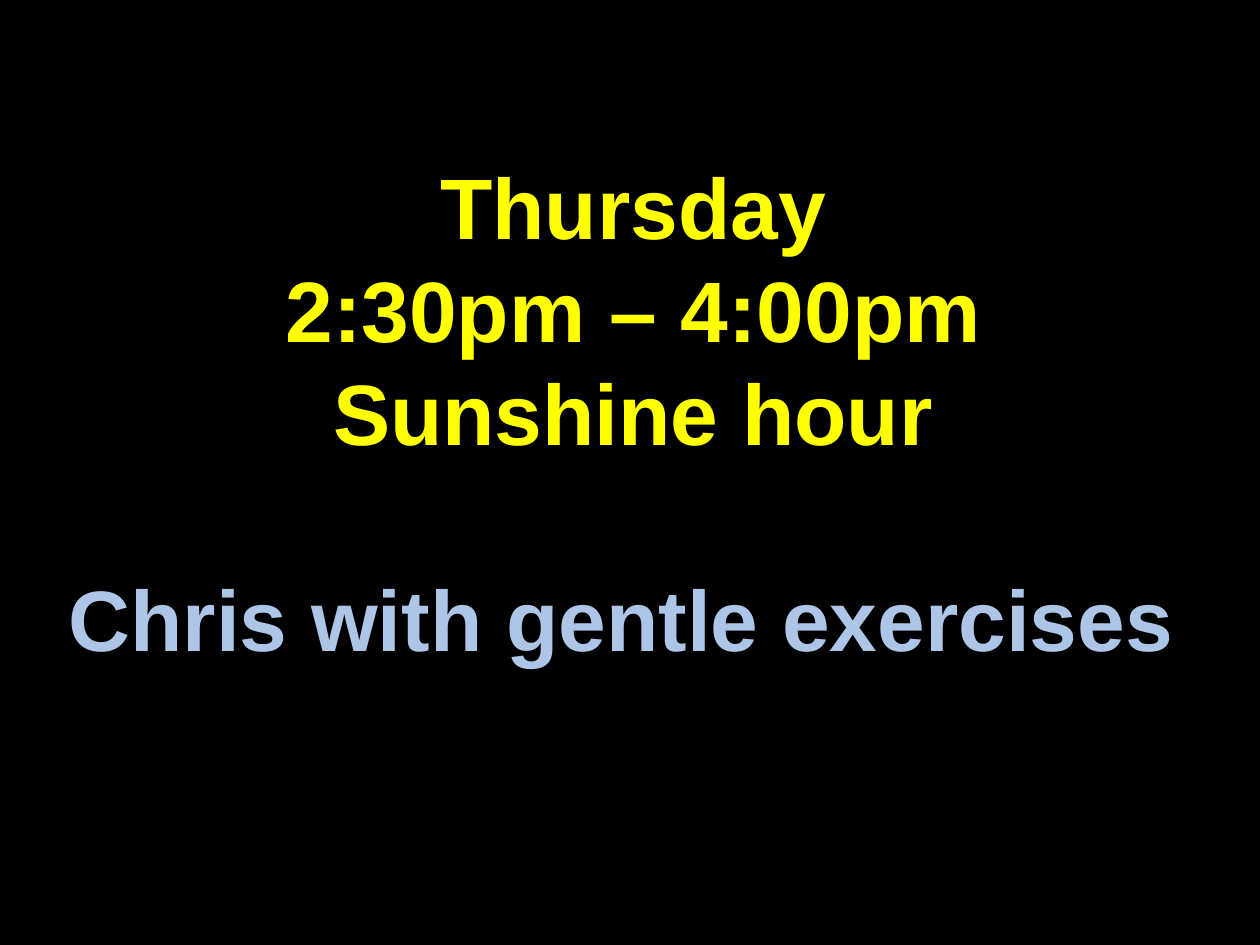
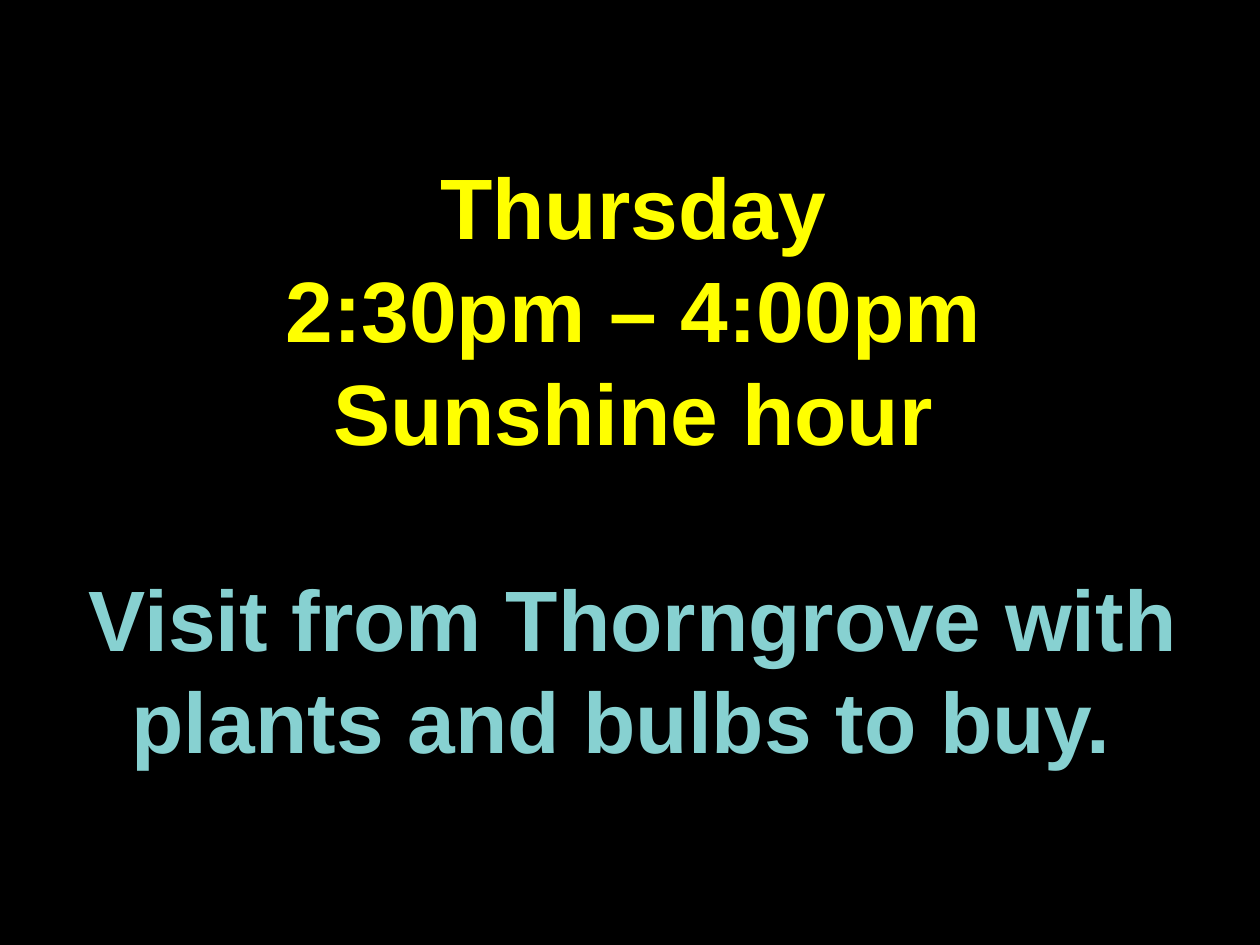
Before and after one commit to martinforsyth/bsuc-audio-visual, a slide deck: slide 13 of resources/presentations/impress/welcome.dark.background.odp (slide 14 before the commit). Drawn at 1260x945 pixels with LibreOffice and Linux fonts; fonts in the diff are those of the drawing. Boxes give left, top, right and bottom in pixels: in the first picture for what was removed or moved away, otherwise in the second. Text is boxed around its words. In the diff, an @@ line names an element or a change of style, - is before the commit and + after.

```diff
--- a/resources/presentations/impress/welcome.dark.background.odp
+++ b/resources/presentations/impress/welcome.dark.background.odp
@@ text at <box>89,589,1176,769</box>: text changed; text colour #ADC5E7 to #87D1D1 @@
-Chris with gentle exercises
+Visit from Thorngrove with plants and bulbs to buy.
```
Also in this commit, not shown: 6 other slides changed, 1 slide removed.
